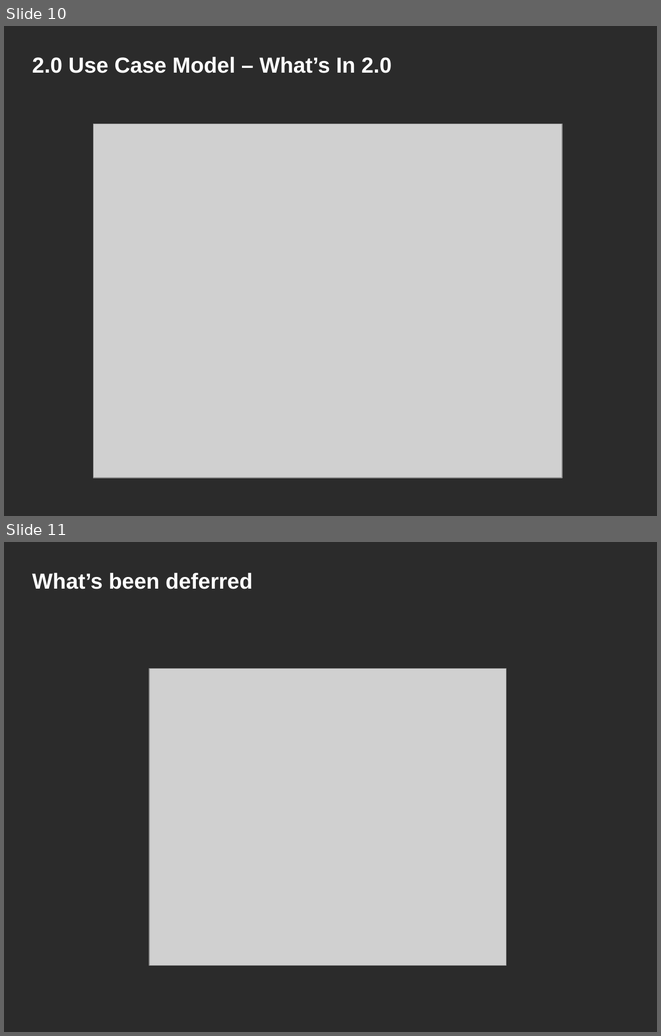
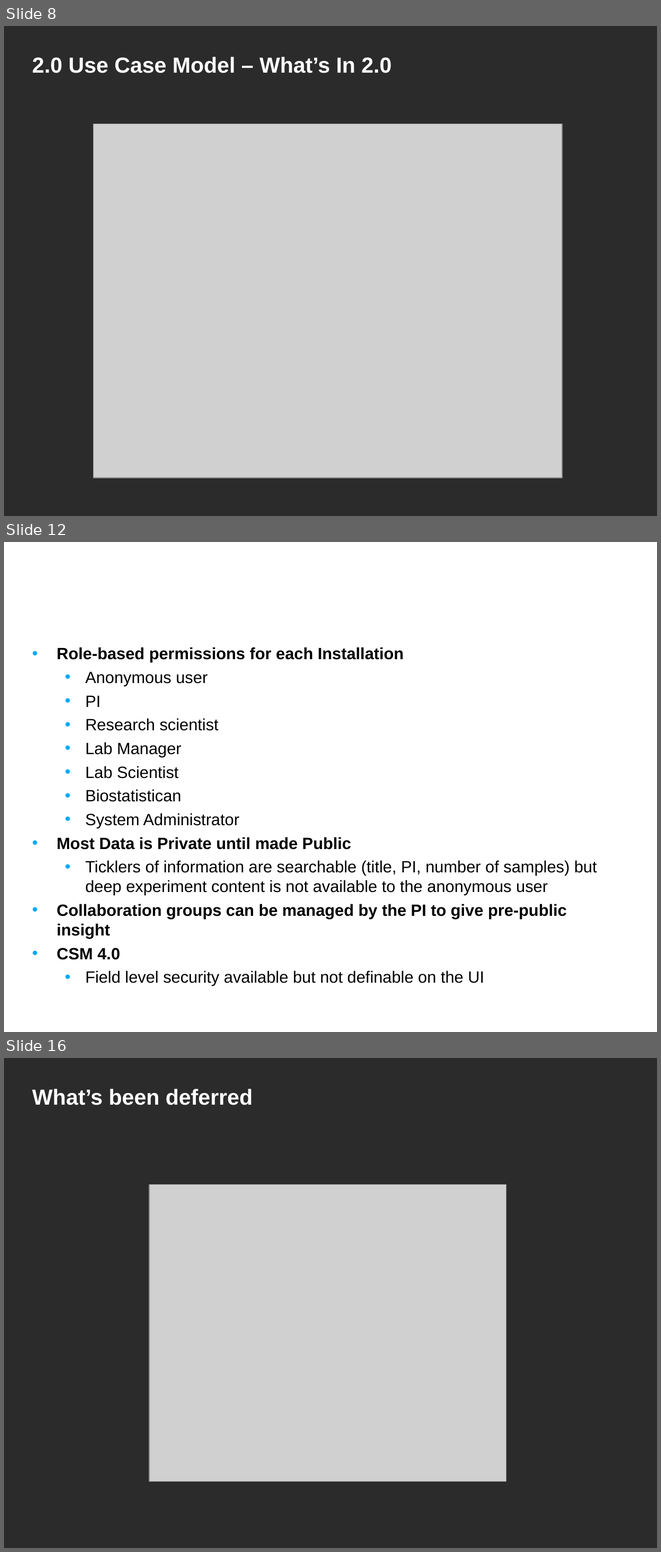
Before and after one commit to NCIP/caarray-docs, a slide deck: project_management/open_meetings/caArray User Community Meeting Oct17.ppt. Shown one above the other, each under a label of ours: slides 10 and 11 before the commit, slides 8, 12 and 16 after it; the slides between them are not shown. The pictures are 661x1036 and 661x1552 pixels, drawn with LibreOffice and Linux fonts; fonts in the diff are those of the drawing; grey boxes stand for pictures; background and template pictures are left out; a plain dark background stands for a picture behind light text. Boxes give left, top, right and bottom in pixels: in the first picture for what was removed or moved away, otherwise in the second. Text is boxed around its words. In the diff, an @@ line names an element or a change of style, - is before the commit and + after.

```diff
--- a/project_management/open_meetings/caArray User Community Meeting Oct17.ppt
+++ b/project_management/open_meetings/caArray User Community Meeting Oct17.ppt
@@ slide 12 added at [4, 542, 657, 1032], background picture (left out) @@
@@ title added at [26, 542, 515, 618], 24 pt, text #FFFFFF, bold @@
+Anticipated scope: Permissions and Security
@@ text added at [56, 647, 597, 986], 18 pt, text #000000 @@
+• Role-based permissions for each Installation
+  • Anonymous user
+  • PI
+  • Research scientist
+  • Lab Manager
+  • Lab Scientist
+  • Biostatistican
+  • System Administrator
+• Most Data is Private until made Public
+  • Ticklers of information are searchable (title, PI, number of samples) but deep experiment content is not available to the anonymous user
+• Collaboration groups can be managed by the PI to give pre-public insight
+• CSM 4.0
+  • Field level security available but not definable on the UI
@@ what was slide 10 is now slide 8 @@
@@ what was slide 11 is now slide 16 @@
```
Also in this commit, not shown: 6 slides changed, 5 other slides added, 1 slide removed.
